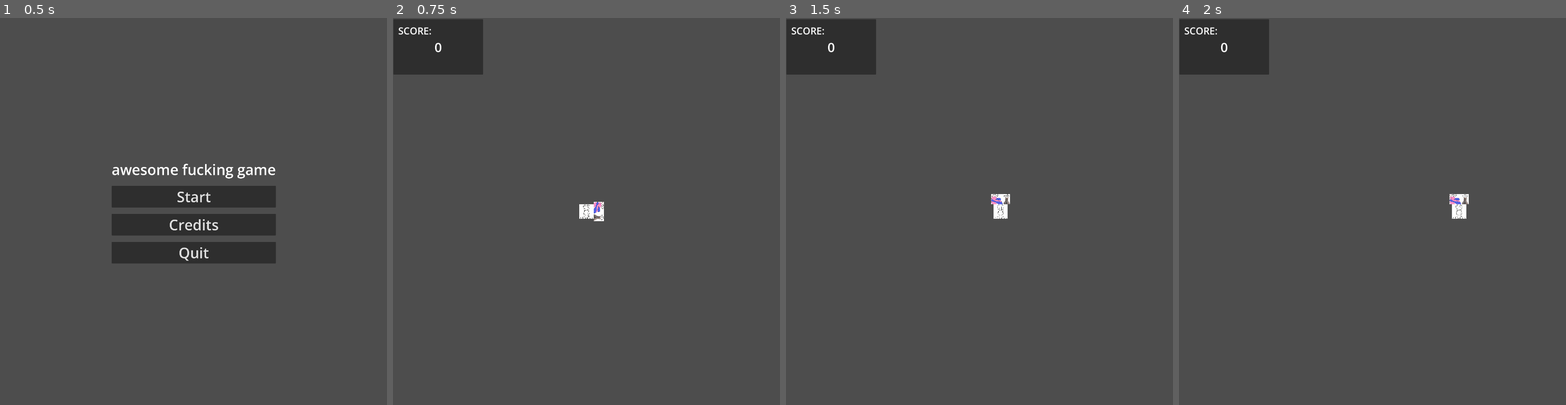
Above: before the commit, frames 1-4 (left to right).
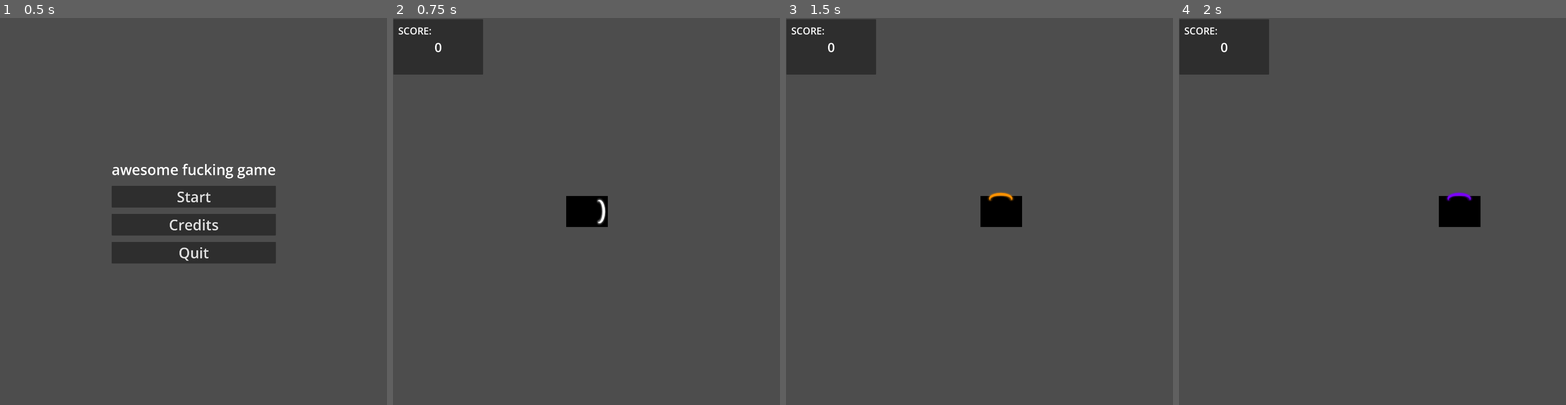
Above: after the commit, the same moments.

Repository: Restra9423/Jamfest-Spring-2026
Game: Godot game, scene res://UI/title.tscn
The game is run twice, just before and just after one commit, with the same random seed, the same clock (stepped at 60 frames per second) and the same inputs.
Inputs (mouse positions are in pixels of both pictures, inside the frame that each line leads up to):
- Up to frame 1 (0.5 s): no input
- Up to frame 2 (0.75 s): click "Start" at 0.5 s
- Up to frame 3 (1.5 s): tap Enter at 1.25 s; move the mouse to (1064, 192) at 1.27 s; hold D (Right) from 1.28 s (still down); click (1064, 192) at 1.35 s
- Up to frame 4 (2 s): keep holding D (Right)

Frame 1 is identical in both runs. In frame 2, 0.8% of the frame differs, in the area x 44-56%, y 46-54%; in frame 3, 0.9%; in frame 4, 0.9%, in the area x 67-78%, y 45-54%.

Commit message:
graphics and parry temp fix

Diff:
--- /dev/null
+++ b/Art/CharAnim.tres
@@ -0,0 +1,53 @@
+[gd_resource type="SpriteFrames" format=3 uid="uid://dr87lchxpvjjf"]
+
+[ext_resource type="Texture2D" uid="uid://d14f5o56hdkbw" path="res://Art/Seraphim_Spritesheet.png" id="1_o51tf"]
+
+[sub_resource type="AtlasTexture" id="AtlasTexture_gpp1u"]
+atlas = ExtResource("1_o51tf")
+region = Rect2(0, 0, 2752, 2064)
+
+[sub_resource type="AtlasTexture" id="AtlasTexture_3qws6"]
+atlas = ExtResource("1_o51tf")
+region = Rect2(2752, 0, 2752, 2064)
+
+[sub_resource type="AtlasTexture" id="AtlasTexture_d1img"]
+atlas = ExtResource("1_o51tf")
+region = Rect2(8256, 0, 2752, 2064)
+
+[sub_resource type="AtlasTexture" id="AtlasTexture_wcnxh"]
+atlas = ExtResource("1_o51tf")
+region = Rect2(13760, 0, 2752, 2064)
+
+[sub_resource type="AtlasTexture" id="AtlasTexture_4lwts"]
+atlas = ExtResource("1_o51tf")
+region = Rect2(11008, 0, 2752, 2064)
+
+[sub_resource type="AtlasTexture" id="AtlasTexture_8c3bt"]
+atlas = ExtResource("1_o51tf")
+region = Rect2(5504, 0, 2752, 2064)
+
+[resource]
+animations = [{
+"frames": [{
+"duration": 1.0,
+"texture": SubResource("AtlasTexture_gpp1u")
+}, {
+"duration": 1.0,
+"texture": SubResource("AtlasTexture_3qws6")
+}, {
+"duration": 1.0,
+"texture": SubResource("AtlasTexture_d1img")
+}, {
+"duration": 1.0,
+"texture": SubResource("AtlasTexture_wcnxh")
+}, {
+"duration": 1.0,
+"texture": SubResource("AtlasTexture_4lwts")
+}, {
+"duration": 1.0,
+"texture": SubResource("AtlasTexture_8c3bt")
+}],
+"loop": true,
+"name": &"default",
+"speed": 10.0
+}]
--- a/Prefabs/Player.tscn
+++ b/Prefabs/Player.tscn
@@ -2,7 +2,8 @@
 
 [ext_resource type="Texture2D" uid="uid://dkoiqnalnn0sh" path="res://Art/placeholderChar.png" id="1_um8lo"]
 [ext_resource type="Script" uid="uid://dpyrp55kf2kuf" path="res://Scripts/playerMovement.gd" id="1_x3d5u"]
-[ext_resource type="Texture2D" uid="uid://bshfvwq4ehk6u" path="res://Art/placeeholderParry.png" id="2_b43ah"]
+[ext_resource type="SpriteFrames" uid="uid://dr87lchxpvjjf" path="res://Art/CharAnim.tres" id="3_shmu5"]
+[ext_resource type="Texture2D" uid="uid://cv05qqpjql5dn" path="res://Art/WhiteShield.png" id="4_shmu5"]
 
 [sub_resource type="CircleShape2D" id="CircleShape2D_b43ah"]
 radius = 40.024994
@@ -23,12 +24,22 @@
 shape = SubResource("CircleShape2D_b43ah")
 
 [node name="Sprite2D" type="Sprite2D" parent="Area2D" unique_id=1619647646]
+visible = false
 scale = Vector2(0.09, 0.09)
 texture = ExtResource("1_um8lo")
+
+[node name="AnimatedSprite2D" type="AnimatedSprite2D" parent="Area2D" unique_id=1417169753]
+position = Vector2(2.9999998, 0)
+scale = Vector2(0.075, 0.075)
+sprite_frames = ExtResource("3_shmu5")
+autoplay = "default"
+frame_progress = 0.37488028
 
 [node name="ParryPivot" type="Node2D" parent="." unique_id=124132662]
 
 [node name="ParryWindow" type="Area2D" parent="ParryPivot" unique_id=1913466391]
+collision_layer = 4
+collision_mask = 4
 
 [node name="CollisionPolygon2D" type="CollisionPolygon2D" parent="ParryPivot/ParryWindow" unique_id=1551865631]
 position = Vector2(-63.201996, 13)
@@ -37,24 +48,28 @@
 
 [node name="Sprite2D" type="Sprite2D" parent="ParryPivot" unique_id=566237161]
 z_index = 1
-position = Vector2(61.92806, -3.1445637e-09)
+position = Vector2(75.635, -0.25)
 rotation = 1.5707964
-scale = Vector2(0.14733924, 0.082646795)
-texture = ExtResource("2_b43ah")
+scale = Vector2(0.3, 0.2)
+texture = ExtResource("4_shmu5")
 
 [node name="ParryLength" type="Timer" parent="." unique_id=402431534]
 wait_time = 0.1
+one_shot = true
 
 [node name="ParryAfter" type="Timer" parent="." unique_id=488479843]
 wait_time = 0.1
+one_shot = true
 
 [node name="ParryCooldown" type="Timer" parent="." unique_id=1991926870]
+one_shot = true
 
 [node name="iFrames" type="Timer" parent="." unique_id=1050345811]
 wait_time = 0.5
 
 [connection signal="area_entered" from="Area2D" to="." method="_on_area_2d_area_entered"]
 [connection signal="body_entered" from="Area2D" to="." method="_on_area_2d_body_entered"]
+[connection signal="area_entered" from="ParryPivot/ParryWindow" to="." method="_on_parry_window_area_entered"]
 [connection signal="timeout" from="ParryLength" to="." method="_on_parry_timer_timeout"]
 [connection signal="timeout" from="ParryAfter" to="." method="_on_parry_after_timeout"]
 [connection signal="timeout" from="ParryCooldown" to="." method="_on_parry_cooldown_timeout"]
--- a/Scripts/playerMovement.gd
+++ b/Scripts/playerMovement.gd
@@ -16,12 +16,15 @@
 @onready var parryCooldown : Timer = $ParryCooldown
 var hitMaybe = false
 @onready var parryAfter : Timer = $ParryAfter
+@onready var parryWindow : Area2D = $ParryPivot/ParryWindow
 
 var avgMouseMove = [Vector2.ZERO, Vector2.ZERO, Vector2.ZERO]
 var lastMousePos = Vector2.ZERO
 @onready var parryPivot : Node2D = $ParryPivot
 
 @export var scoreCounter: Control
+
+@onready var parrySprite : Sprite2D = $ParryPivot/Sprite2D
 
 func _ready() -> void:
 	Input.set_mouse_mode(Input.MOUSE_MODE_CONFINED_HIDDEN)
@@ -34,6 +37,13 @@
 	velocity = lerp(velocity, direction * speed, lerpWeight)
 	move_and_slide()
 
+	if(parrying):
+		parrySprite.texture = load("res://Art/OrangeShield.png")
+	elif(onCooldown):
+		parrySprite.texture = load("res://Art/PurpleShield.png")
+	else:
+		parrySprite.texture = load("res://Art/WhiteShield.png")
+
 	var parryDir = (avgMouseMove[0]+avgMouseMove[1]+avgMouseMove[2])/3
 	if(get_global_mouse_position() - lastMousePos != Vector2.ZERO):
 		parryPivot.rotation = lerp(Vector2.ZERO,parryDir.normalized(),lerpWeight).angle()
@@ -44,6 +54,7 @@
 	if(Input.is_action_just_pressed("Parry") && !onCooldown):
 		parryLength.start()
 		parrying = true
+		print("parry clicked")
 	if(hitMaybe && parryAfter.time_left == 0):
 		hitMaybe = false
 
@@ -51,24 +62,24 @@
 	hurt()
 
 func _on_area_2d_area_entered(area: Area2D) -> void:
-	if(parrying && area.isParryable):
+	hitMaybe = true
+	parryAfter.start()
+	await parryAfter.timeout
+	if(hitMaybe):
+		hurt()
+		area.queue_free()
+	elif(area.isParryable):
 		parry(area.pointValue)
 		area.setParried()
-	else:
-		parryAfter.start()
-		hitMaybe = true
-		await get_tree().create_timer(.1).timeout
-		if(hitMaybe):
-			hurt()
-			area.queue_free()
-		elif(area.isParryable):
-			parry(area.pointValue)
-			area.setParried()
-		hitMaybe = false
+	hitMaybe = false
+
+func _on_parry_window_area_entered(area: Area2D) -> void:
+	print("bunger")
+	if(area.isParryable):
+		parry(area.pointValue)
+		area.setParried()
 
 func parry(pointValue: int):
-	parried = true
-	parryCooldown.start()
 	scoreCounter.incrementScore(pointValue)
 	print("parry")
 
@@ -78,15 +89,17 @@
 		health -= 1
 		iFramesActive = true
 		print("hit")
-		#create obvious visual indicator
-		#make ui update for health
 
 func _on_i_frames_timeout() -> void:
 	iFramesActive = false
-func _on_parry_length_timeout() -> void:
+func _on_parry_timer_timeout() -> void:
 	parrying = false
+	parryCooldown.start()
+	onCooldown = true
+	print("parry end")
 	if(!parried):
 		parryCooldown.wait_time = 2
 func _on_parry_cooldown_timeout() -> void:
 	if(parryCooldown.wait_time == 2):
 		parryCooldown.wait_time = 1
+	onCooldown = false
--- a/UI/title.gd
+++ b/UI/title.gd
@@ -1,4 +1,7 @@
 extends Control
+
+func _ready() -> void:
+	Input.set_mouse_mode(Input.MOUSE_MODE_VISIBLE)
 
 func _on_start_pressed() -> void:
 	get_tree().change_scene_to_file("res://Levels/world_scene.tscn")
Binary file added: Art/OrangeShield.png
Not shown, added: Art/OrangeShield.png.import
Binary file added: Art/PurpleShield.png
Not shown, added: Art/PurpleShield.png.import
Binary file added: Art/Seraphim_Spritesheet.png
Not shown, added: Art/Seraphim_Spritesheet.png.import
Binary file added: Art/WhiteShield.png
Not shown, added: Art/WhiteShield.png.import
